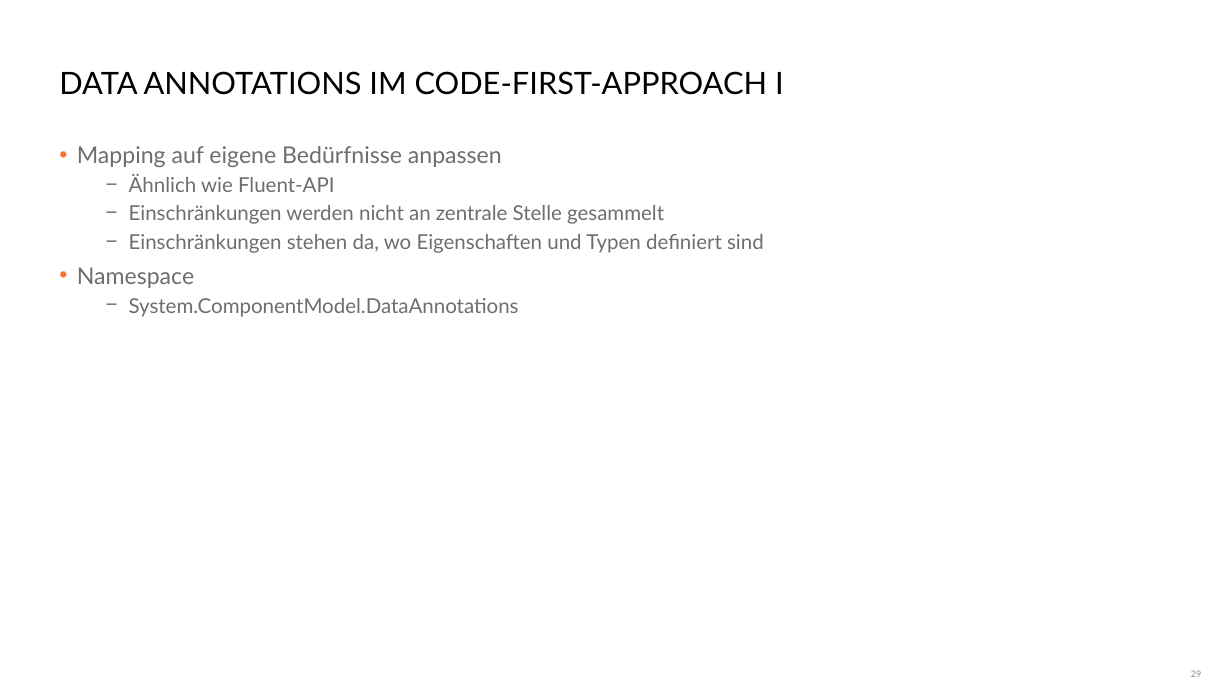
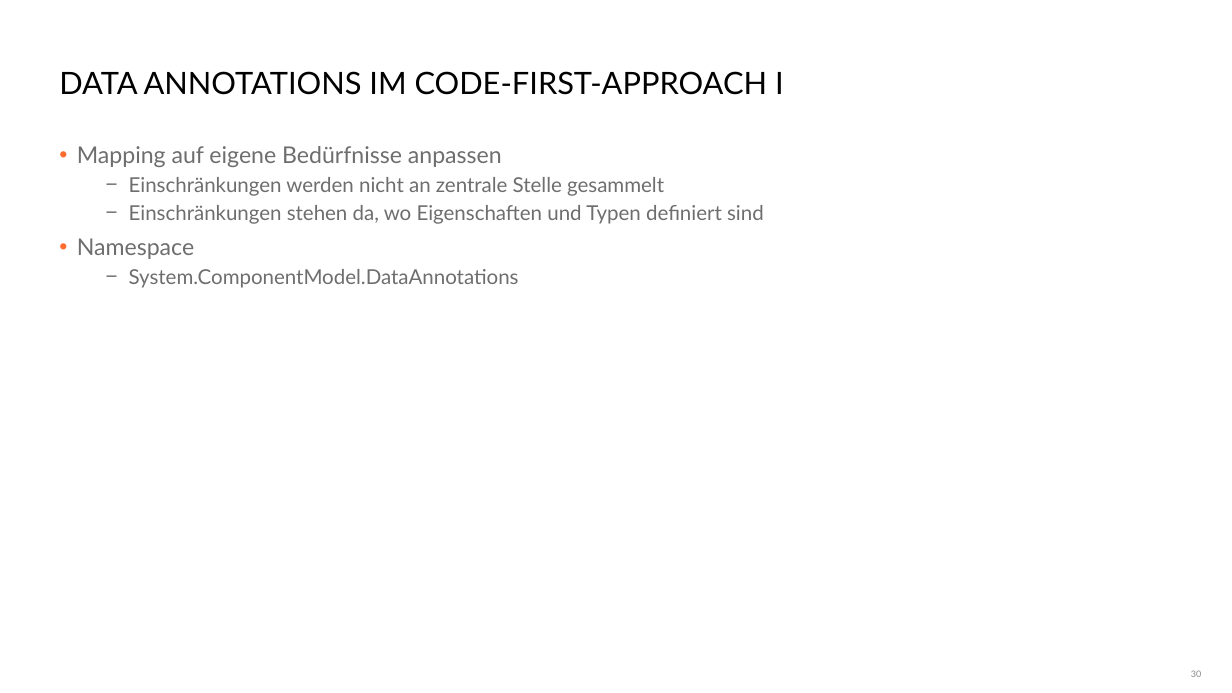
Before and after one commit to danielbeckmann/DotNETJumpStart, a slide deck: slide 30 of 03. Entity Framework/Datenmodellierung und -abfrage mit dem Entity Framework.pptx (slide 29 before the commit). Drawn at 1232x693 pixels with LibreOffice and Linux fonts; fonts in the diff are those of the drawing; background and template pictures are left out. Boxes give left, top, right and bottom in pixels: in the first picture for what was removed or moved away, otherwise in the second. Text is boxed around its words. In the diff, an @@ line names an element or a change of style, - is before the commit and + after.

```diff
--- a/03. Entity Framework/Datenmodellierung und -abfrage mit dem Entity Framework.pptx
+++ b/03. Entity Framework/Datenmodellierung und -abfrage mit dem Entity Framework.pptx
@@ text at (129,174,335,192): paragraph removed @@
-  − Ähnlich wie Fluent-API
```
Also in this commit, not shown: 11 other slides changed, 1 slide added, 3 other files.
